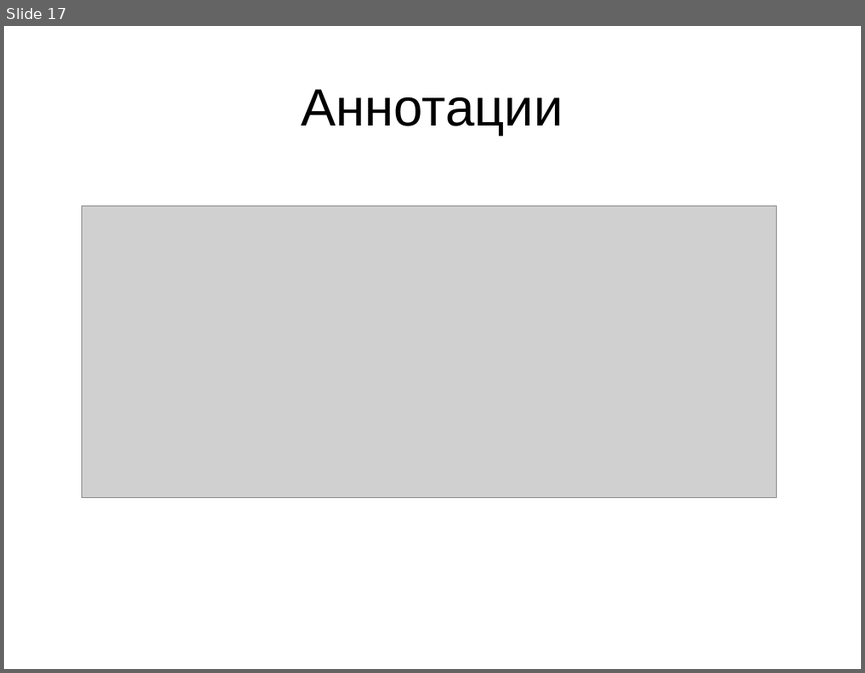
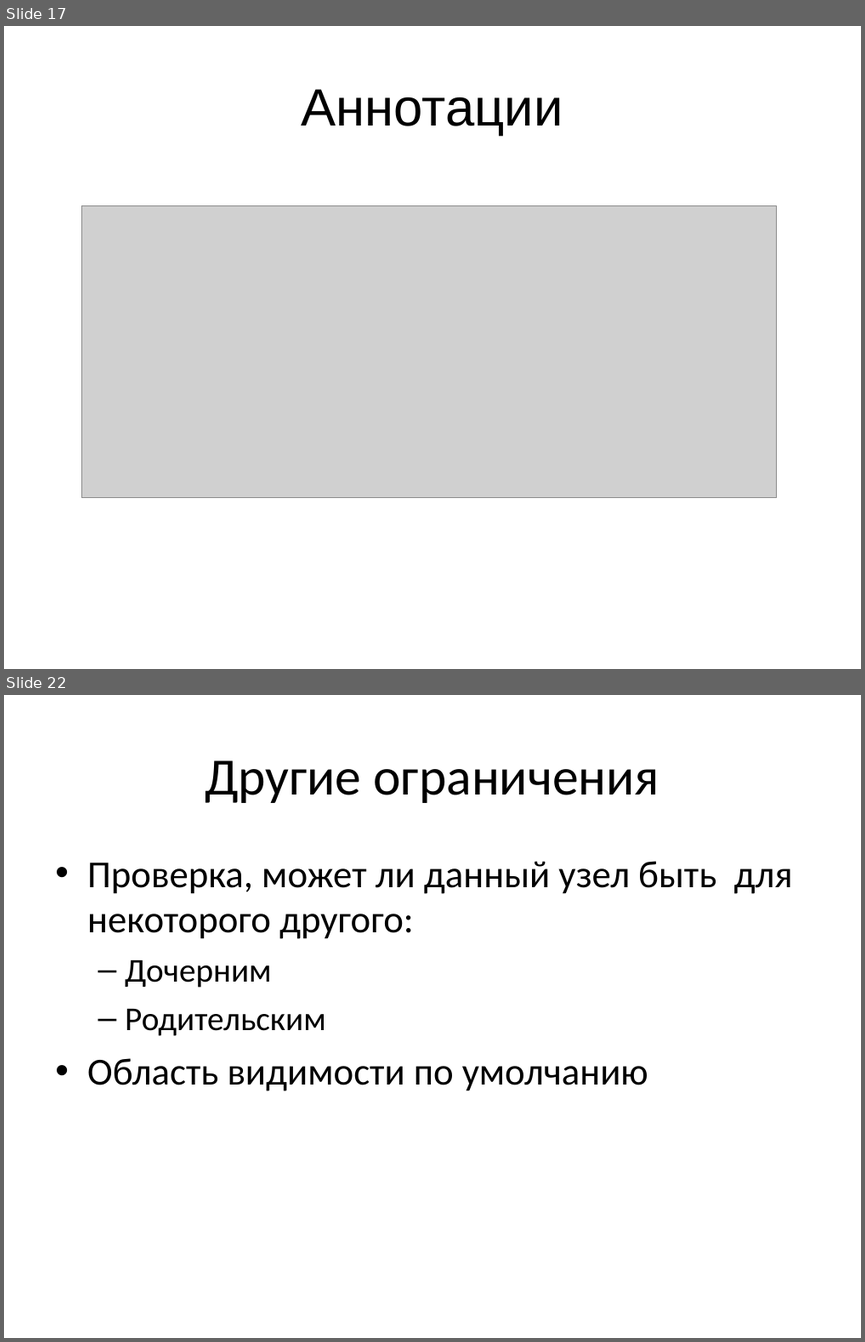
Before and after one commit to mazine/umk, a slide deck: presentations/mps-structure.ppt. Shown one above the other, each under a label of ours: slide 17 before the commit, slides 17 and 22 after it; the slides between them are not shown. The pictures are 865x673 and 865x1342 pixels, drawn with LibreOffice and Linux fonts; fonts in the diff are those of the drawing; grey boxes stand for pictures. Boxes give left, top, right and bottom in pixels: in the first picture for what was removed or moved away, otherwise in the second. Text is boxed around its words. In the diff, an @@ line names an element or a change of style, - is before the commit and + after.

```diff
--- a/presentations/mps-structure.ppt
+++ b/presentations/mps-structure.ppt
@@ slide 22 added at (x1=4, y1=695, x2=861, y2=1338), background #FFFFFF @@
@@ title added at (x1=205, y1=760, x2=659, y2=803), 44 pt, text #000000 @@
+Другие ограничения
@@ text added at (x1=87, y1=861, x2=793, y2=1091), 32 pt, text #000000 @@
+• Проверка, может ли данный узел быть для некоторого другого:
+  – Дочерним
+  – Родительским
+• Область видимости по умолчанию
```
Also in this commit, not shown: 10 other slides added.
